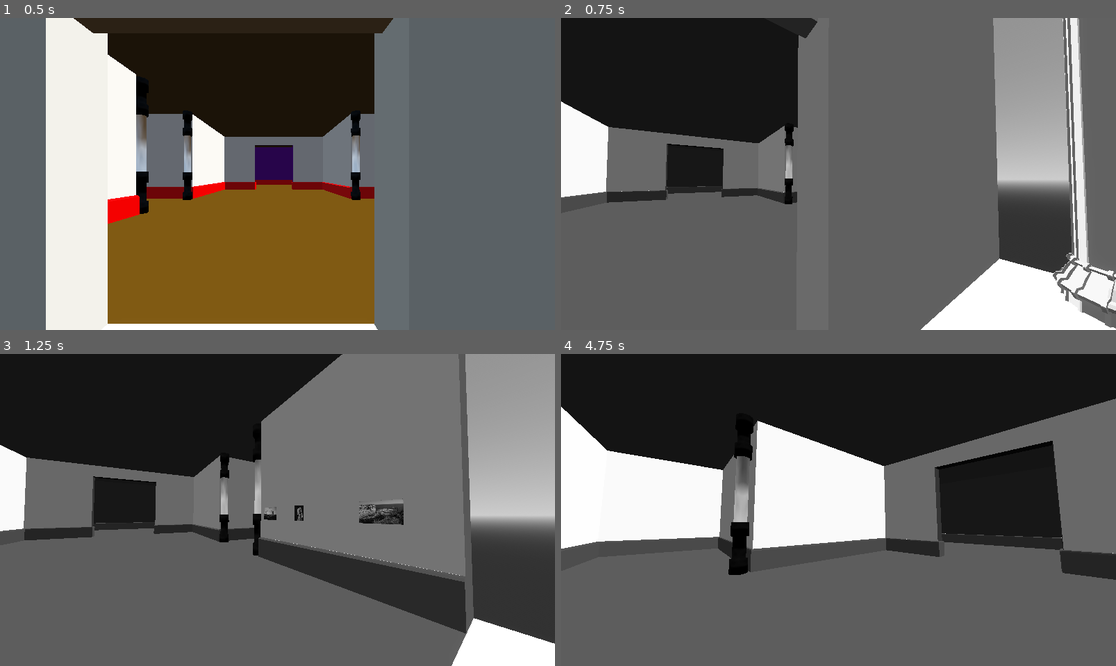
Above: before the commit, frames 1-4 (two rows, left to right).
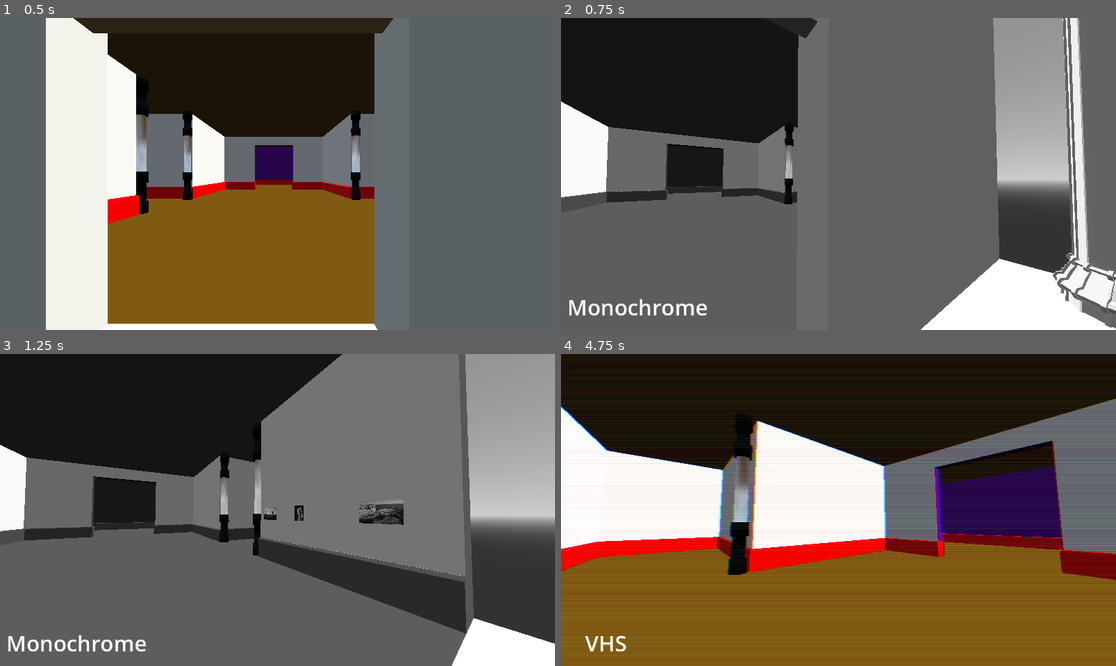
Above: after the commit, the same moments.

Repository: LilGenius03/Photograph-Museum
Game: Godot game, scene res://Scenes/the_museum.tscn
Same seed, same stepped clock (60 frames per second), same inputs: the game is played once before the commit and once after it. The project has no main scene, so this scene is started directly.
Inputs (mouse positions are in pixels of both pictures, inside the frame that each line leads up to):
- Up to frame 1 (0.5 s): no input
- Up to frame 2 (0.75 s): move the mouse to (866, 174) at 0.52 s; hold W (Move_Forward) from 0.53 s (still down); hold Tab (StyleSwitch) from 0.53 s (still down)
- Up to frame 3 (1.25 s): keep holding W (Move_Forward); keep holding Tab (StyleSwitch)
- Up to frame 4 (4.75 s): keep holding W (Move_Forward); move the mouse to (810, 510) at 1.27 s; release Tab (StyleSwitch) at 1.28 s; tap F (Inspect) at 1.35, 4.35 s; tap Tab (StyleSwitch) at 1.55, 2.3, 2.85, 4.55 s; move the mouse to (849, 503) at 2.02 s; hold Shift (Sprint) 2.03-2.78 s; move the mouse to (832, 516) at 2.77 s; move the mouse to (877, 513) at 3.52 s; hold Tab (StyleSwitch) 3.53-4.28 s; move the mouse to (794, 506) at 4.27 s

Frame 1 is identical in both runs. In frame 2, 0.5% of the frame differs, in the area x 1-27%, y 89-96%; in frame 3, 0.5%; in frame 4, 45%, in the area x 0-100%, y 14-100%.

Commit message:
style changes

Diff:
--- a/rr-project--)/Picture Frames/Material/post_process.gdshader
+++ b/rr-project--)/Picture Frames/Material/post_process.gdshader
@@ -1,51 +1,86 @@
 shader_type canvas_item;
 
 uniform sampler2D screen_texture : hint_screen_texture;
-
 uniform int style = 0; // 0 = Default
 
 void fragment() {
 	vec4 col = texture(screen_texture, SCREEN_UV);
 
-	// Luminance (used in multiple modes)
+	// Luminance
 	float luma = dot(col.rgb, vec3(0.299, 0.587, 0.114));
 
-	// 0 — DEFAULT (Toon only, no filter)
+	// 0 — DEFAULT
 	if (style == 0) {
 		COLOR = col;
 	}
 
-	// 1 — MONOCHROME (Black & White)
+	// 1 — MONOCHROME
 	else if (style == 1) {
 		COLOR = vec4(vec3(luma), col.a);
 	}
 
-	// 2 — ULTRA SATURATION (Nature documentary)
+	// 2 — ULTRA SATURATION
 	else if (style == 2) {
 		vec3 saturated = mix(vec3(luma), col.rgb, 1.8);
 		COLOR = vec4(saturated, col.a);
 	}
 
-	// 3 — SEPIA (Old western / cowboy movie)
+	// 3 — SEPIA
 	else if (style == 3) {
 		vec3 sepia = vec3(
 			luma * 1.2,
-			luma * 1.0,
+			luma,
 			luma * 0.8
 		);
 		COLOR = vec4(sepia, col.a);
 	}
 
-	// 4 — FILMIC (Grain + vignette)
+	// 4 — FILMIC
 	else if (style == 4) {
-		// Film grain
-		float grain = fract(sin(dot(SCREEN_UV * 1000.0, vec2(12.9898,78.233))) * 43758.5453);
+		float grain = fract(
+			sin(dot(SCREEN_UV * 1000.0, vec2(12.9898, 78.233))) * 43758.5453
+		);
+
 		col.rgb += (grain - 0.5) * 0.08;
 
-		// Vignette
 		float dist = distance(SCREEN_UV, vec2(0.5));
 		col.rgb *= smoothstep(0.8, 0.3, dist);
 
 		COLOR = col;
 	}
+
+	// 5 — RIO (Instagram 2016 warm pastel)
+	else if (style == 5) {
+		// Warm lift
+		col.rgb += vec3(0.06, 0.03, -0.02);
+
+		// Slight fade
+		col.rgb = mix(col.rgb, vec3(luma), 0.15);
+
+		// Gentle contrast
+		col.rgb = pow(col.rgb, vec3(0.9));
+
+		COLOR = col;
+	}
+
+// 6 — VHS (90s)
+else if (style == 6) {
+
+	// Scanlines
+	float scanline = sin(SCREEN_UV.y * 800.0 + TIME * 10.0) * 0.04;
+	col.rgb -= scanline;
+
+	// Horizontal noise jitter
+	float noise = fract(
+		sin(dot(vec2(SCREEN_UV.y * 500.0, TIME), vec2(12.9898,78.233)))
+		* 43758.5453
+	);
+	col.rgb += (noise - 0.5) * 0.08;
+
+	// Chromatic aberration
+	col.r = texture(screen_texture, SCREEN_UV + vec2(0.002, 0.0)).r;
+	col.b = texture(screen_texture, SCREEN_UV - vec2(0.002, 0.0)).b;
+
+	COLOR = col;
 }
+}
--- a/rr-project--)/Scenes/Style_Switch.gd
+++ b/rr-project--)/Scenes/Style_Switch.gd
@@ -1,15 +1,52 @@
 extends ColorRect
 
-@export var max_styles := 5
+@onready var popup_label: Label = $"../Style Label"
+@onready var style_sound: AudioStreamPlayer = $"../../Style_Switch"
+
+@export var max_styles := 7
 var current_style := 0
 
-# Called when the node enters the scene tree for the first time.
+var style_names := [
+	"Default",
+	"Monochrome",
+	"Ultra Saturated",
+	"Sepia",
+	"Filmic",
+	"Rio",
+	"VHS"
+]
+
+var popup_tween: Tween
+
 func _ready() -> void:
-	material.set_shader_parameter("style", 0)
+	material.set_shader_parameter("style", current_style)
+	popup_label.modulate.a = 0.0
 
-
-# Called every frame. 'delta' is the elapsed time since the previous frame.
 func _unhandled_input(event):
 	if event.is_action_pressed("StyleSwitch"):
-		current_style = (current_style + 1) % max_styles
-		material.set_shader_parameter("style", current_style)
+		cycle_style()
+
+func cycle_style():
+	current_style = (current_style + 1) % max_styles
+	material.set_shader_parameter("style", current_style)
+	_show_style_popup(style_names[current_style])
+	_play_switch_sound()
+
+func _show_style_popup(text: String):
+	popup_label.text = text
+	popup_label.modulate.a = 1.0
+
+	if popup_tween and popup_tween.is_valid():
+		popup_tween.kill()
+
+	popup_tween = popup_label.create_tween()
+	popup_tween.tween_property(
+		popup_label,
+		"modulate:a",
+		0.0,
+		1.0
+	).set_delay(1.0)
+
+func _play_switch_sound():
+	if not style_sound.playing:
+		style_sound.play()
--- /dev/null
+++ b/rr-project--)/Scenes/main_menu.gd
@@ -0,0 +1,24 @@
+extends Node2D
+@onready var button_sound: AudioStreamPlayer = $PostProcess/Style_Switch
+@onready var post_processing := $PostProcess
+
+func _ready() -> void:
+	pass # Replace with function body.
+
+func _play_click():
+	button_sound.play()
+
+func _on_start_pressed() -> void:
+	_play_click()
+	get_tree().change_scene_to_file("res://Scenes/the_museum.tscn")
+
+
+func _on_style_switch_pressed() -> void:
+	_play_click()
+	#post_processing.cycle_style()
+
+
+
+func _on_quit_pressed() -> void:
+	_play_click()
+	get_tree().quit()
--- /dev/null
+++ b/rr-project--)/Scenes/main_menu.tscn
@@ -0,0 +1,83 @@
+[gd_scene load_steps=6 format=3 uid="uid://bg2l1jctq4jbt"]
+
+[ext_resource type="Script" uid="uid://c2jhumoh88lse" path="res://Scenes/main_menu.gd" id="1_28flt"]
+[ext_resource type="AudioStream" uid="uid://bic1bllb0wpgc" path="res://Sounds/Sounds/Main Menu click sound.wav" id="3_1ehe0"]
+[ext_resource type="Shader" uid="uid://cji6v3efgg4wv" path="res://Picture Frames/Material/post_process.gdshader" id="3_ce3w2"]
+[ext_resource type="Script" uid="uid://c0tvhpayxfwk2" path="res://Scenes/Style_Switch.gd" id="4_n45e2"]
+
+[sub_resource type="ShaderMaterial" id="ShaderMaterial_pba03"]
+shader = ExtResource("3_ce3w2")
+shader_parameter/style = 0
+
+[node name="Main Menu" type="Node2D"]
+script = ExtResource("1_28flt")
+
+[node name="Button_Manager" type="Control" parent="."]
+layout_mode = 3
+anchors_preset = 15
+anchor_right = 1.0
+anchor_bottom = 1.0
+grow_horizontal = 2
+grow_vertical = 2
+
+[node name="VBoxContainer" type="VBoxContainer" parent="Button_Manager"]
+layout_mode = 1
+anchors_preset = -1
+anchor_left = 0.5
+anchor_right = 0.5
+anchor_bottom = 0.5
+offset_left = 528.0
+offset_top = 256.0
+offset_right = 625.0
+offset_bottom = 392.0
+grow_horizontal = 2
+grow_vertical = 2
+theme_override_constants/separation = 24
+alignment = 1
+
+[node name="Start" type="Button" parent="Button_Manager/VBoxContainer"]
+layout_mode = 2
+text = "Start"
+
+[node name="StyleSwitch" type="Button" parent="Button_Manager/VBoxContainer"]
+layout_mode = 2
+text = "StyleSwitch (Also Press Tab)"
+
+[node name="Quit" type="Button" parent="Button_Manager/VBoxContainer"]
+layout_mode = 2
+text = "Quit"
+
+[node name="PostProcess" type="Node3D" parent="."]
+
+[node name="CanvasLayer" type="CanvasLayer" parent="PostProcess"]
+
+[node name="ColorRect" type="ColorRect" parent="PostProcess/CanvasLayer"]
+material = SubResource("ShaderMaterial_pba03")
+anchors_preset = 15
+anchor_right = 1.0
+anchor_bottom = 1.0
+grow_horizontal = 2
+grow_vertical = 2
+mouse_filter = 2
+script = ExtResource("4_n45e2")
+
+[node name="Style Label" type="Label" parent="PostProcess/CanvasLayer"]
+anchors_preset = 2
+anchor_top = 1.0
+anchor_bottom = 1.0
+offset_left = 13.0
+offset_top = -84.0
+offset_right = 175.0
+offset_bottom = -11.0
+grow_vertical = 0
+theme_override_font_sizes/font_size = 45
+text = "Hello world"
+horizontal_alignment = 1
+vertical_alignment = 1
+
+[node name="Style_Switch" type="AudioStreamPlayer" parent="PostProcess"]
+stream = ExtResource("3_1ehe0")
+
+[connection signal="pressed" from="Button_Manager/VBoxContainer/Start" to="." method="_on_start_pressed"]
+[connection signal="pressed" from="Button_Manager/VBoxContainer/StyleSwitch" to="." method="_on_style_switch_pressed"]
+[connection signal="pressed" from="Button_Manager/VBoxContainer/Quit" to="." method="_on_quit_pressed"]
--- a/rr-project--)/Scenes/post_process.tscn
+++ b/rr-project--)/Scenes/post_process.tscn
@@ -1,7 +1,8 @@
-[gd_scene load_steps=4 format=3 uid="uid://jvaixsi5jp3g"]
+[gd_scene load_steps=5 format=3 uid="uid://jvaixsi5jp3g"]
 
 [ext_resource type="Shader" uid="uid://cji6v3efgg4wv" path="res://Picture Frames/Material/post_process.gdshader" id="1_1mi1w"]
 [ext_resource type="Script" uid="uid://c0tvhpayxfwk2" path="res://Scenes/Style_Switch.gd" id="2_4fplf"]
+[ext_resource type="AudioStream" uid="uid://bic1bllb0wpgc" path="res://Sounds/Sounds/Main Menu click sound.wav" id="3_4fplf"]
 
 [sub_resource type="ShaderMaterial" id="ShaderMaterial_pba03"]
 shader = ExtResource("1_1mi1w")
@@ -20,3 +21,20 @@
 grow_vertical = 2
 mouse_filter = 2
 script = ExtResource("2_4fplf")
+
+[node name="Style Label" type="Label" parent="CanvasLayer"]
+anchors_preset = 2
+anchor_top = 1.0
+anchor_bottom = 1.0
+offset_left = 13.0
+offset_top = -84.0
+offset_right = 175.0
+offset_bottom = -11.0
+grow_vertical = 0
+theme_override_font_sizes/font_size = 45
+text = "Hello world"
+horizontal_alignment = 1
+vertical_alignment = 1
+
+[node name="Style_Switch" type="AudioStreamPlayer" parent="."]
+stream = ExtResource("3_4fplf")
--- a/rr-project--)/Scenes/the_building.tscn
+++ b/rr-project--)/Scenes/the_building.tscn
@@ -73,7 +73,7 @@
 shader_parameter/main_color = Color(0.8041438, 0.52825886, 0.30287543, 1)
 shader_parameter/shade_low = 0.13200000627
 shader_parameter/shade_high = 0.24800001178
-shader_parameter/brightness = 1.6090000764274999
+shader_parameter/brightness = 1.6090000764275
 
 [sub_resource type="ShaderMaterial" id="ShaderMaterial_ve4mk"]
 render_priority = 0
--- a/rr-project--)/Scenes/the_museum.tscn
+++ b/rr-project--)/Scenes/the_museum.tscn
@@ -6,9 +6,8 @@
 [ext_resource type="Texture2D" uid="uid://cxuj5a65puwq" path="res://Test Images/horizontal image.jpg" id="4_vufhw"]
 [ext_resource type="Texture2D" uid="uid://dqlqkxw67jij" path="res://Test Images/choice-variation-concept.webp" id="5_nwqag"]
 [ext_resource type="Texture2D" uid="uid://7oou4gywocn0" path="res://Test Images/Vertical Image.jpg" id="6_yl61k"]
-[ext_resource type="Shader" uid="uid://cji6v3efgg4wv" path="res://Picture Frames/Material/post_process.gdshader" id="8_hvgs0"]
+[ext_resource type="PackedScene" uid="uid://jvaixsi5jp3g" path="res://Scenes/post_process.tscn" id="7_0xmwb"]
 [ext_resource type="PackedScene" uid="uid://br3chl1eajpp3" path="res://Scenes/the_building.tscn" id="9_hvgs0"]
-[ext_resource type="Script" uid="uid://c0tvhpayxfwk2" path="res://Scenes/Style_Switch.gd" id="9_iwebx"]
 
 [sub_resource type="ProceduralSkyMaterial" id="ProceduralSkyMaterial_y36bi"]
 sky_horizon_color = Color(0.66224277, 0.6717428, 0.6867428, 1)
@@ -22,10 +21,6 @@
 sky = SubResource("Sky_q2tkb")
 tonemap_mode = 2
 glow_enabled = true
-
-[sub_resource type="ShaderMaterial" id="ShaderMaterial_pba03"]
-shader = ExtResource("8_hvgs0")
-shader_parameter/style = 0
 
 [node name="The Museum" type="Node3D"]
 transform = Transform3D(1, 0, 0, 0, 1, 0, 0, 0, 1, 4, 3, -6)
@@ -130,18 +125,6 @@
 description_text = "Beautiful girl"
 image_texture = ExtResource("5_nwqag")
 
-[node name="PostProcess" type="Node3D" parent="."]
-
-[node name="CanvasLayer" type="CanvasLayer" parent="PostProcess"]
-
-[node name="ColorRect" type="ColorRect" parent="PostProcess/CanvasLayer"]
-material = SubResource("ShaderMaterial_pba03")
-anchors_preset = 15
-anchor_right = 1.0
-anchor_bottom = 1.0
-grow_horizontal = 2
-grow_vertical = 2
-mouse_filter = 2
-script = ExtResource("9_iwebx")
+[node name="PostProcess" parent="." instance=ExtResource("7_0xmwb")]
 
 [node name="The Building" parent="." instance=ExtResource("9_hvgs0")]
Not shown, added: rr-project--)/Scenes/main_menu.gd.uid
Not shown: 1 places in rr-project--)/Scenes/the_museum.tscn that only renumber resources
Not shown, added: rr-project--)/Sounds/Sounds/Main Menu click sound.wav.import
Not shown, added: rr-project--)/Sounds/Sounds/Main Menu click sound.wav
